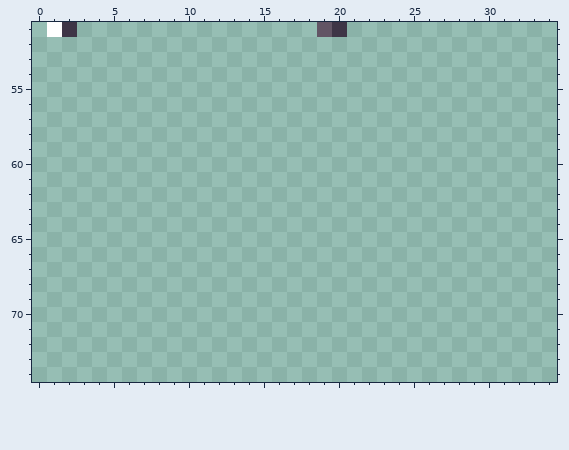
Pixel-art file, stored at games/Phaser-Snake-Game/public/assets/sprites/UI_InventorySheet.aseprite. The first picture shows the starting point.
256x256 pixels, 1 frame. Shown: x 0..34, y 51..74.
After the commit:
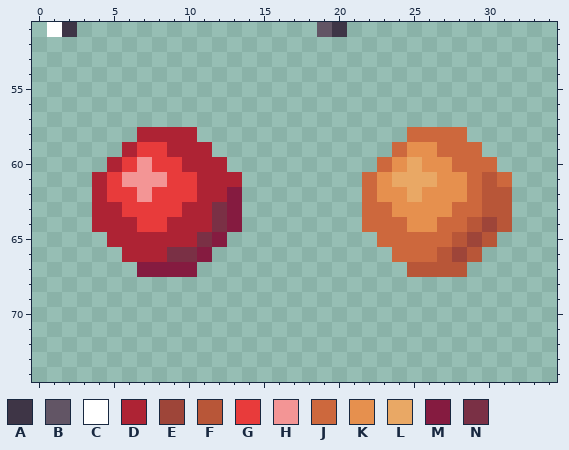
Palette (. is transparent): A #3e3546  B #625565  C #ffffff  D #ae2334  E #9e4539  F #b85638  G #e83b3b  H #f39595  J #cd683d  K #e6904e  L #e9a865  M #851b40  N #7a3045
Diff:
Colour D is added in row 58 at x 7 to 10; in row 59 at x 6 and 9 to 11; in row 60 at x 5 and 10 to 12; in row 61 at x 4 and 11 to 13; in row 62 at x 4 and 11 to 12; in row 63 at x 4 to 5 and 10 to 11.
Colour D is added in row 64 at x 4 to 6 and 9 to 11; in row 65 at x 5 to 10; in row 66 at x 6 to 8.
Colour E is added in row 64 at x 30; in row 65 at x 29; in row 66 at x 28.
Colour F is added in row 61 at x 30; in rows 62 to 63 at x 30 to 31; in row 64 at x 29 and 31; in row 65 at x 28 and 30; in row 66 at x 27 and 29; in row 67 at x 25 to 28.
Colour G is added in row 59 at x 7 to 8; in row 60 at x 6 and 8 to 9; in row 61 at x 5 and 9 to 10; in row 62 at x 5 to 6 and 8 to 10; in row 63 at x 6 to 9; in row 64 at x 7 to 8.
Colour H is added in row 60 at x 7; in row 61 at x 6 to 8; in row 62 at x 7.
Colour J is added in row 58 at x 25 to 28; in row 59 at x 24 and 27 to 29; in row 60 at x 23 and 28 to 30; in row 61 at x 22, 29 and 31; in row 62 at x 22 and 29; in row 63 at x 22 to 23 and 28 to 29.
Colour J is added in row 64 at x 22 to 24 and 27 to 28; in row 65 at x 23 to 27; in row 66 at x 24 to 26.
Colour K is added in row 59 at x 25 to 26; in row 60 at x 24 and 26 to 27; in row 61 at x 23 and 27 to 28; in row 62 at x 23 to 24 and 26 to 28; in row 63 at x 24 to 27; in row 64 at x 25 to 26.
Colour L is added in row 60 at x 25; in row 61 at x 24 to 26; in row 62 at x 25.
Colour M is added in rows 62 to 64 at x 13; in row 65 at x 12; in row 66 at x 11; in row 67 at x 7 to 10.
Colour N is added in rows 63 to 64 at x 12; in row 65 at x 11; in row 66 at x 9 to 10.
